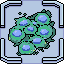
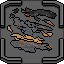
Revision of a layered (64, 64) image; what changed, layer by layer:
renamed "oxygen_0 copy" to "oxygen_1", hid it over [8, 9, 56, 56]
showed "metal_nutrition" over [7, 7, 57, 53]
painted on "base" over [0, 0, 64, 64]
